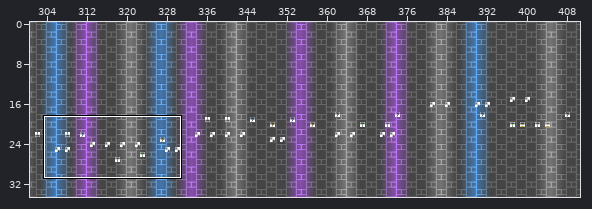
Two states of a Tiled map, levels/chr_data/tmx/thelightningroad.tmx. Above, an overview of the earlier version with the close-up marked.
Close-up. The starting point:
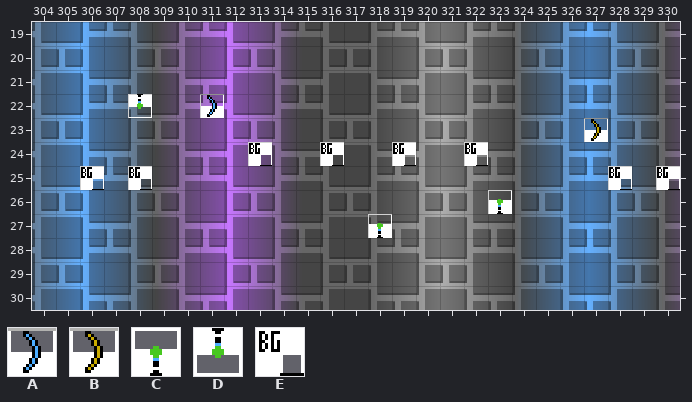
Cells are 16x16 px. Shown: x 304..330, y 19..30. The commit also changed other parts of the map, which this record leaves out. Not drawn, because the pictures are missing: unchanged layers "Layer 2", "Layer 2 +8y".
Key: from "sprites": A 8 "Gravity portal, normal", B 9 "Gravity portal, inverted", C 44 "Decoration 44", D 60 "Decoration 60", E 256 "BG colour trigger".
Objects are placed by their top-left corner, in cells (3,4 is the top-left corner of cell 3,4); size is 1x1 cell unless given.
Layers that did not change in this view are not listed.
Objects on layer "SP" before:
D "Decoration 60" at 308,22
A "Gravity portal, normal" at 311,22
B "Gravity portal, inverted" at 327,23
E "BG colour trigger" at 313,24
E "BG colour trigger" at 316,24
E "BG colour trigger" at 319,24
E "BG colour trigger" at 322,24
E "BG colour trigger" at 306,25
E "BG colour trigger" at 308,25
E "BG colour trigger" at 328,25
E "BG colour trigger" at 330,25
C "Decoration 44" at 323,26
C "Decoration 44" at 318,27
Now the later version:
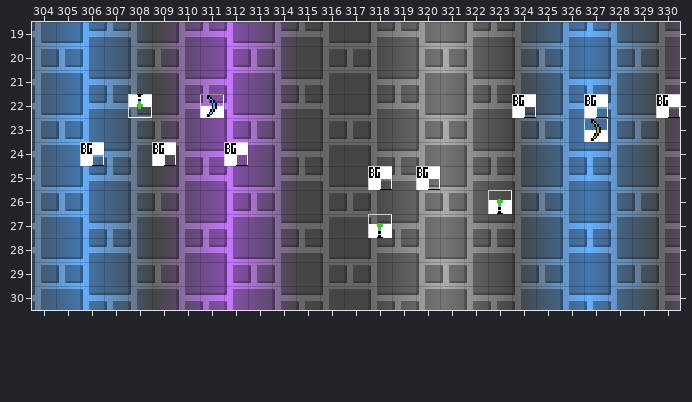
The exact change:
Layer "SP":
changed: outside this view -> E "BG colour trigger" at 324,22
changed: outside this view -> E "BG colour trigger" at 327,22
changed: outside this view -> E "BG colour trigger" at 330,22
changed: E "BG colour trigger" at 313,24 -> outside this view
changed: E "BG colour trigger" at 316,24 -> E "BG colour trigger" at 306,24
changed: E "BG colour trigger" at 319,24 -> E "BG colour trigger" at 309,24
changed: E "BG colour trigger" at 322,24 -> E "BG colour trigger" at 312,24
changed: E "BG colour trigger" at 306,25 -> outside this view
changed: E "BG colour trigger" at 308,25 -> outside this view
changed: E "BG colour trigger" at 328,25 -> E "BG colour trigger" at 318,25
changed: E "BG colour trigger" at 330,25 -> E "BG colour trigger" at 320,25
